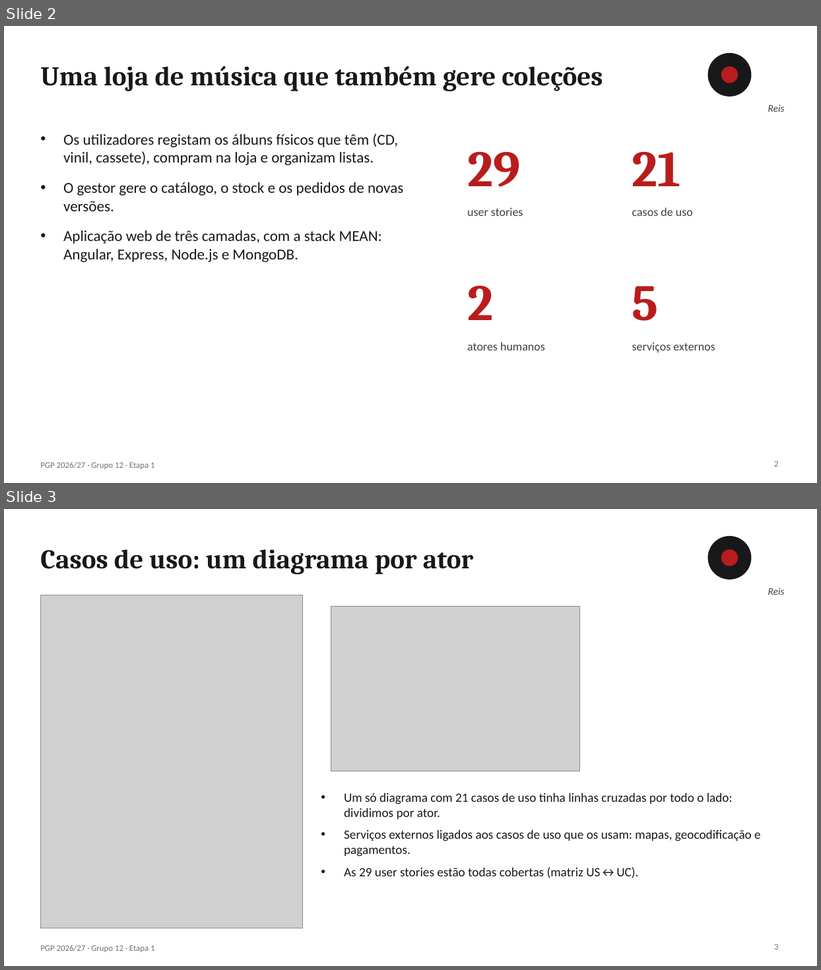
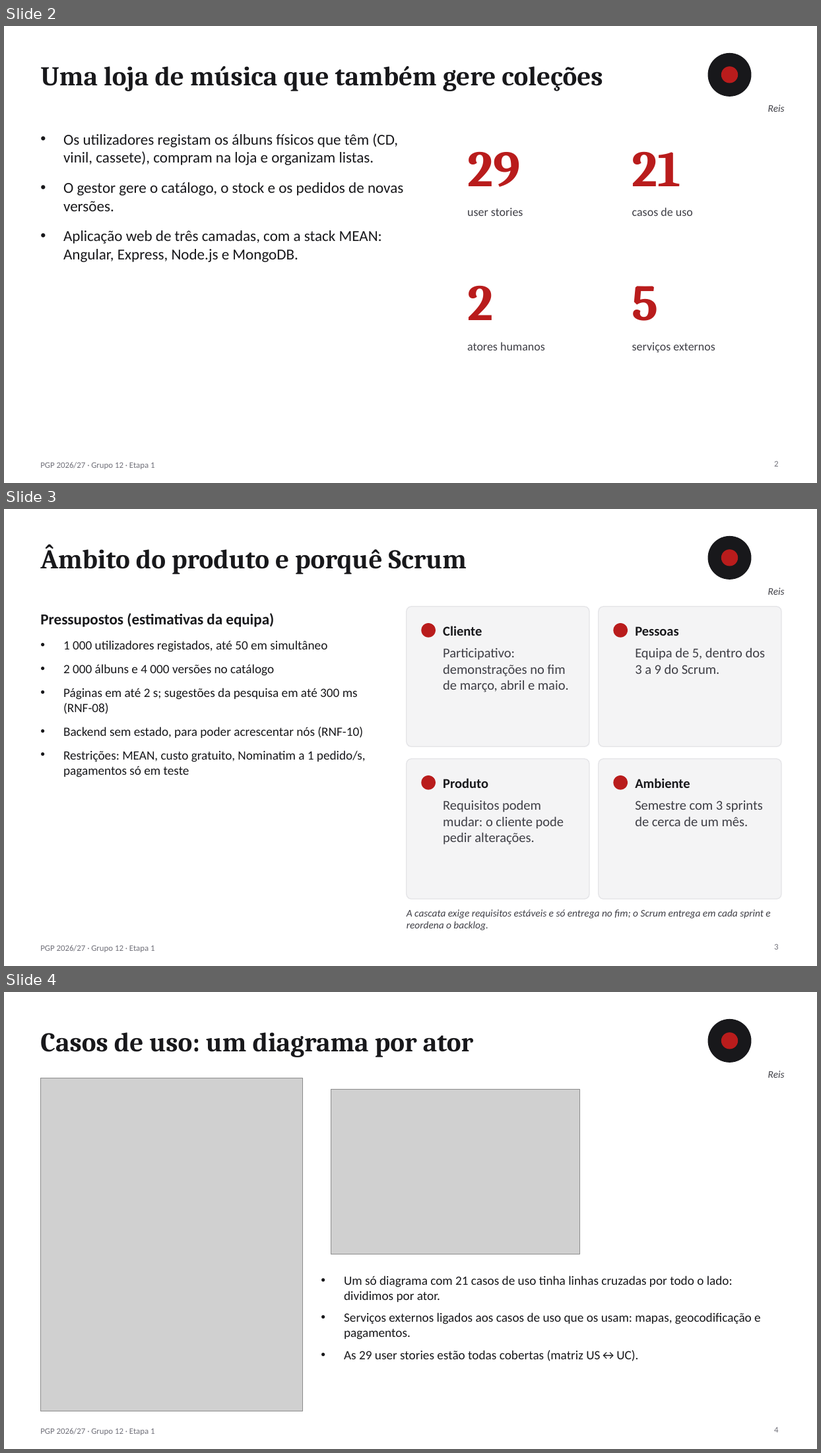
Before and after one commit to malat0o/PGP, a slide deck: etapa1/relatorio/PGP-2627-G12-E1-apresentacao.pptx. Shown one above the other, each under a label of ours: slides 2 and 3 before the commit, slides 2, 3 and 4 after it. The pictures are 821x970 and 821x1453 pixels, drawn with LibreOffice and Linux fonts; fonts in the diff are those of the drawing; grey boxes stand for pictures. Boxes give left, top, right and bottom in pixels: in the first picture for what was removed or moved away, otherwise in the second. Text is boxed around its words. In the diff, an @@ line names an element or a change of style, - is before the commit and + after.

Commit message:
Fecho: relatório, apresentação, guia de estudo e ZIP regenerados
- Relatório (48 páginas) em DOCX e PDF, com índice atualizado
- Novo slide 3 'Âmbito do produto e porquê Scrum' (14 slides) e slides.md
- Guia de estudo: âmbito, Scrum, estimação e perguntas 'porquê Scrum'
- ZIP PGP-2627-G12-E1.ZIP com a mesma estrutura de pastas

```diff
--- a/etapa1/relatorio/PGP-2627-G12-E1-apresentacao.pptx
+++ b/etapa1/relatorio/PGP-2627-G12-E1-apresentacao.pptx
@@ slide 3 added at (x1=4, y1=509, x2=817, y2=966), background #FFFFFF; not listed: 1 template element that a slide beside it also shows @@
@@ title added at (x1=40, y1=544, x2=467, y2=574), 32 pt, text #18181B, bold @@
+Âmbito do produto e porquê Scrum
@@ ellipse added at (x1=708, y1=537, x2=751, y2=579), fill #18181B, outline #18181B 1 pt @@
@@ ellipse added at (x1=722, y1=550, x2=738, y2=566), fill #B91C1C, outline #B91C1C 1 pt @@
@@ text added at (x1=768, y1=588, x2=785, y2=595), 12 pt, text #3F3F46, italic @@
+Reis
@@ rounded rectangle added at (x1=407, y1=607, x2=589, y2=747), fill #F4F4F5, outline #E4E4E7 1 pt @@
@@ rounded rectangle added at (x1=599, y1=607, x2=781, y2=747), fill #F4F4F5, outline #E4E4E7 1 pt @@
@@ text added at (x1=40, y1=613, x2=274, y2=627), 18 pt, text #18181B, bold @@
+Pressupostos (estimativas da equipa)
@@ ellipse added at (x1=422, y1=624, x2=435, y2=637), fill #B91C1C, outline #B91C1C 1 pt @@
@@ text added at (x1=443, y1=626, x2=482, y2=636), 16 pt, text #18181B, bold @@
+Cliente
@@ ellipse added at (x1=614, y1=624, x2=628, y2=637), fill #B91C1C, outline #B91C1C 1 pt @@
@@ text added at (x1=635, y1=626, x2=679, y2=636), 16 pt, text #18181B, bold @@
+Pessoas
@@ text added at (x1=63, y1=640, x2=366, y2=778), 15 pt, text #18181B @@
+• 1 000 utilizadores registados, até 50 em simultâneo
+• 2 000 álbuns e 4 000 versões no catálogo
+• Páginas em até 2 s; sugestões da pesquisa em até 300 ms (RNF-08)
+• Backend sem estado, para poder acrescentar nós (RNF-10)
+• Restrições: MEAN, custo gratuito, Nominatim a 1 pedido/s, pagamentos só em teste
@@ text added at (x1=443, y1=648, x2=569, y2=692), 16 pt, text #3F3F46 @@
+Participativo: demonstrações no fim de março, abril e maio.
@@ text added at (x1=635, y1=648, x2=766, y2=674), 16 pt, text #3F3F46 @@
+Equipa de 5, dentro dos 3 a 9 do Scrum.
@@ rounded rectangle added at (x1=407, y1=759, x2=589, y2=900), fill #F4F4F5, outline #E4E4E7 1 pt @@
@@ rounded rectangle added at (x1=599, y1=759, x2=781, y2=900), fill #F4F4F5, outline #E4E4E7 1 pt @@
@@ ellipse added at (x1=422, y1=776, x2=435, y2=789), fill #B91C1C, outline #B91C1C 1 pt @@
@@ text added at (x1=443, y1=778, x2=488, y2=788), 16 pt, text #18181B, bold @@
+Produto
@@ ellipse added at (x1=614, y1=776, x2=628, y2=789), fill #B91C1C, outline #B91C1C 1 pt @@
@@ text added at (x1=635, y1=778, x2=690, y2=788), 16 pt, text #18181B, bold @@
+Ambiente
@@ text added at (x1=443, y1=800, x2=564, y2=845), 16 pt, text #3F3F46 @@
+Requisitos podem mudar: o cliente pode pedir alterações.
@@ text added at (x1=635, y1=801, x2=763, y2=826), 16 pt, text #3F3F46 @@
+Semestre com 3 sprints de cerca de um mês.
@@ text added at (x1=407, y1=910, x2=770, y2=931), 12 pt, text #3F3F46, italic @@
+A cascata exige requisitos estáveis e só entrega no fim; o Scrum entrega em cada sprint e reordena o backlog.
@@ page number added at (x1=774, y1=944, x2=778, y2=950), 10 pt, text #71717A @@
+3
@@ what was slide 3 is now slide 4 @@
@@ page number at (x1=774, y1=1428, x2=778, y2=1433): text changed @@
-3
+4
```
Also in this commit, not shown: 6 other files.
